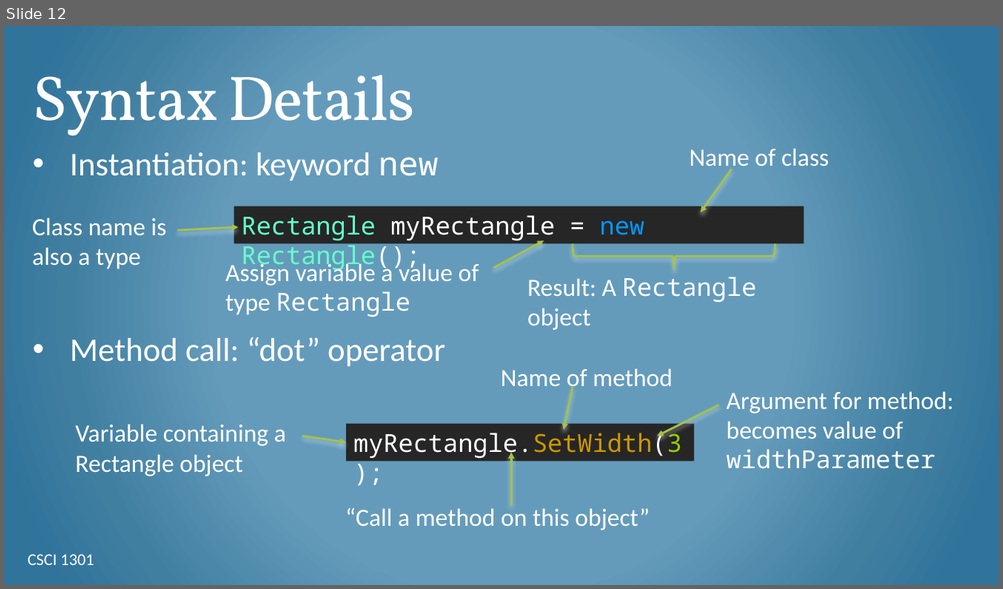
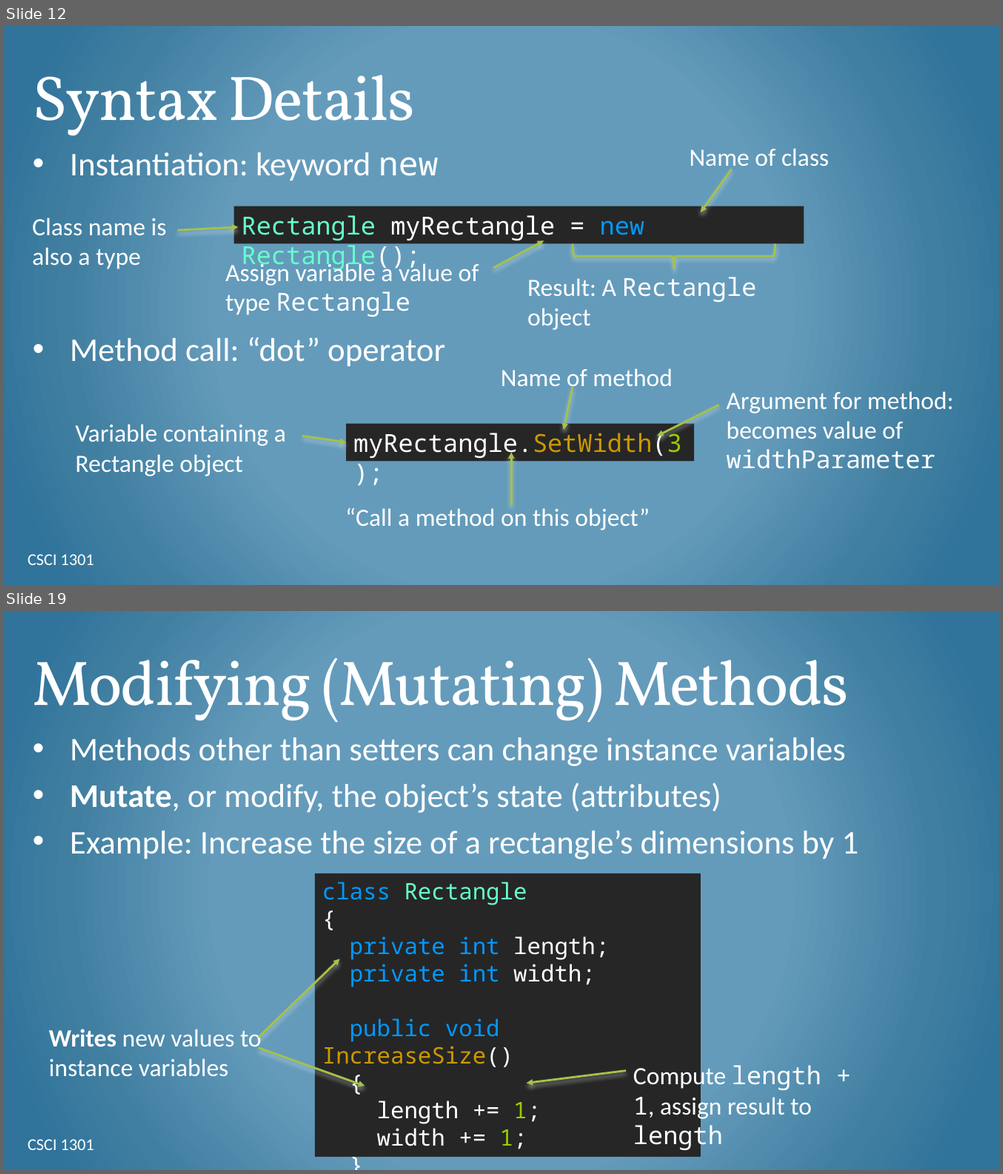
Before and after one commit to csci-1301/csci-1301.github.io, a slide deck: lectures/060_object_oriented_intro/Objects-Intro.pptx. Shown one above the other, each under a label of ours: slide 12 before the commit, slides 12 and 19 after it; the slides between them are not shown. The pictures are 1003x589 and 1003x1174 pixels, drawn with LibreOffice and Linux fonts; fonts in the diff are those of the drawing; background and template pictures are left out. Boxes give left, top, right and bottom in pixels: in the first picture for what was removed or moved away, otherwise in the second. Text is boxed around its words. In the diff, an @@ line names an element or a change of style, - is before the commit and + after.

Commit message:
Updated slides about classes and objects
I had to add a lot more detail to my lectures on classes and objects, so I'm updating these slides to include the new ones I created.

```diff
--- a/lectures/060_object_oriented_intro/Objects-Intro.pptx
+++ b/lectures/060_object_oriented_intro/Objects-Intro.pptx
@@ slide 19 added at <box>4,611,999,1170</box>, background gradient #659ABC to #427FA1 to #30759B @@
@@ title added at <box>33,658,848,722</box>, 61 pt, text #FFFFFF @@
+Modifying (Mutating) Methods
@@ text added at <box>70,738,859,860</box>, 32 pt, text #FFFFFF @@
+• Methods other than setters can change instance variables
+• Mutate, or modify, the object’s state (attributes)
+• Example: Increase the size of a rectangle’s dimensions by 1
@@ rectangle added at <box>314,874,700,1157</box>, fill #262626, 22 pt, text #0099FF @@
+class Rectangle
+{
+private int length;
+private int width;
+public void IncreaseSize()
+{
+length += 1;
+width += 1;
+}
@@ arrow added from (259, 1038) to (340, 960), #A5C249 2 pt @@
@@ text added at <box>49,1029,262,1077</box>, 24 pt, text #FFFFFF @@
+Writes new values to instance variables
@@ arrow added from (259, 1048) to (364, 1086), #A5C249 2 pt @@
@@ arrow added from (626, 1071) to (526, 1083), #A5C249 2 pt @@
@@ text added at <box>633,1065,821,1151</box>, 24 pt, text #FFFFFF @@
+Compute length + 1, assign result to length
@@ text added at <box>28,1139,94,1150</box>, 16 pt, text #FFFFFF @@
+CSCI 1301
```
Also in this commit, not shown: 6 slides changed, 4 other slides added, 12 other files.
